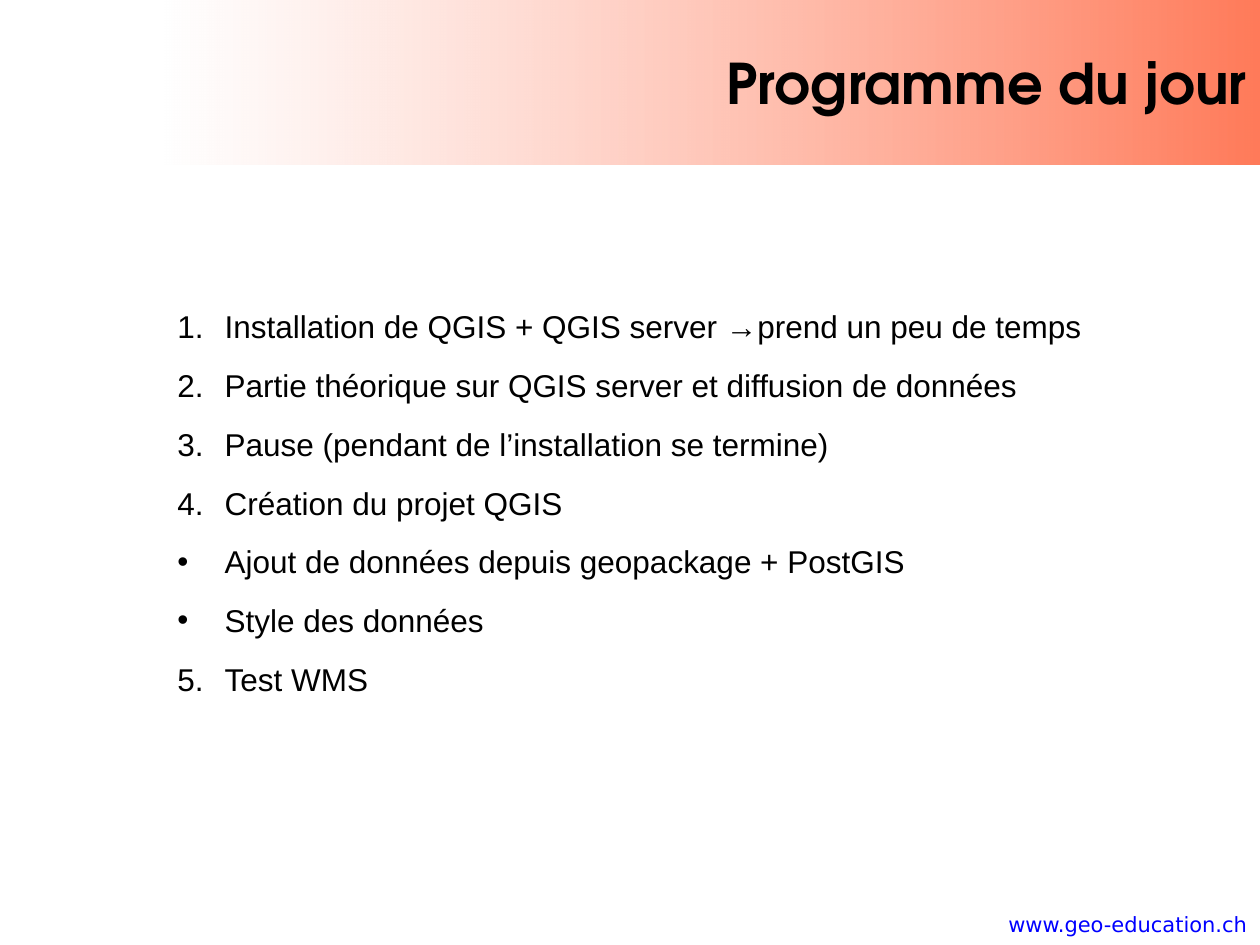
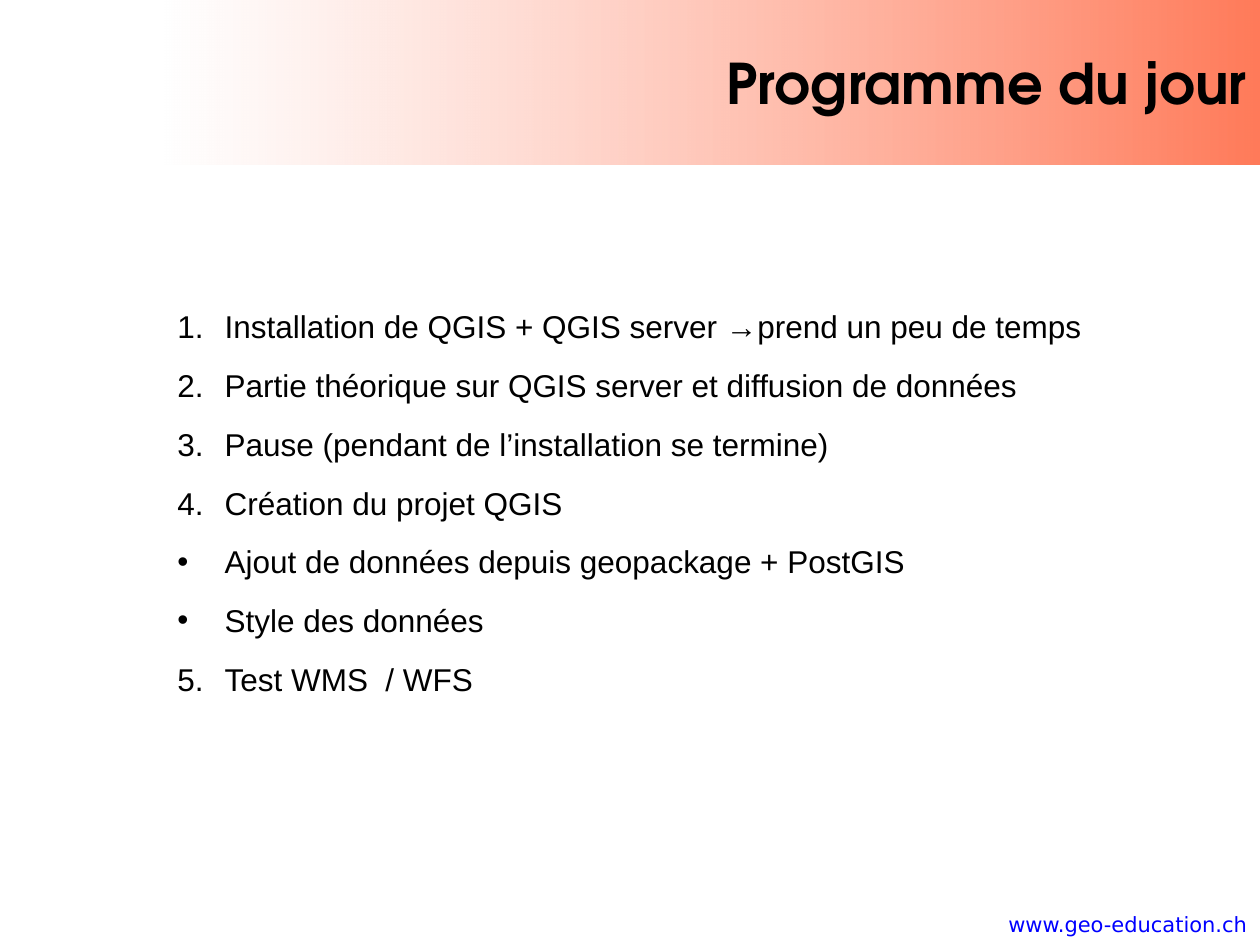
Before and after one commit to regislon/cfgeo_s2, a slide deck: slide 5 of slides/qgis.pptx. Drawn at 1260x945 pixels with LibreOffice and Linux fonts; fonts in the diff are those of the drawing; background and template pictures are left out. Boxes give left, top, right and bottom in pixels: in the first picture for what was removed or moved away, otherwise in the second. Text is boxed around its words. In the diff, an @@ line names an element or a change of style, - is before the commit and + after.

```diff
--- a/slides/qgis.pptx
+++ b/slides/qgis.pptx
@@ text at [225,669,473,692]: text changed @@
-5. Test WMS
+5. Test WMS / WFS
```
Also in this commit, not shown: 3 other slides changed, 1 other file.
